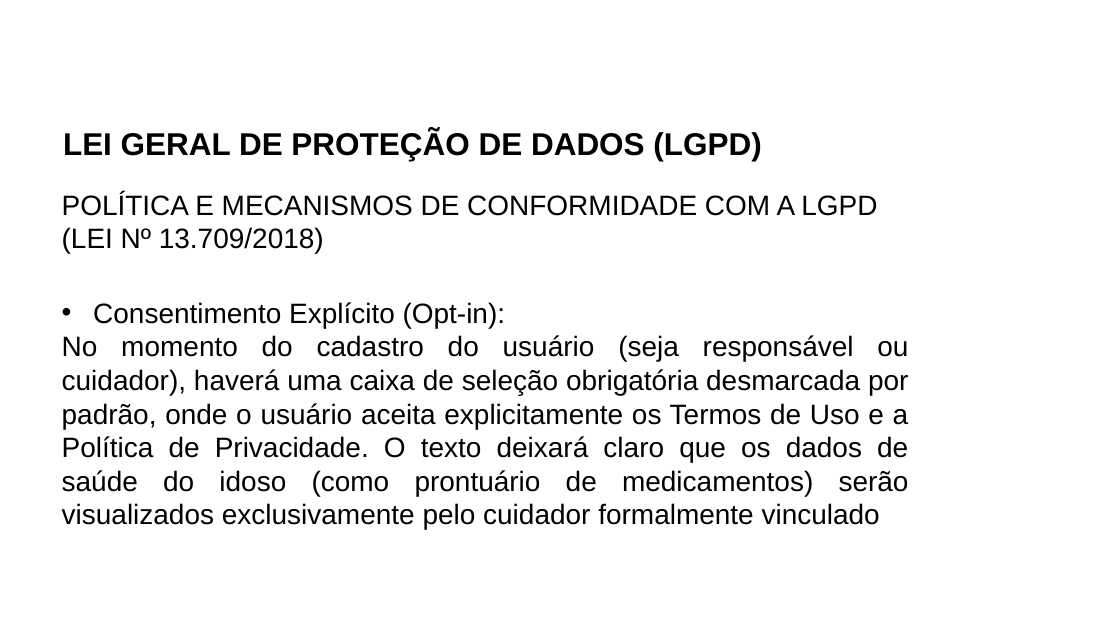
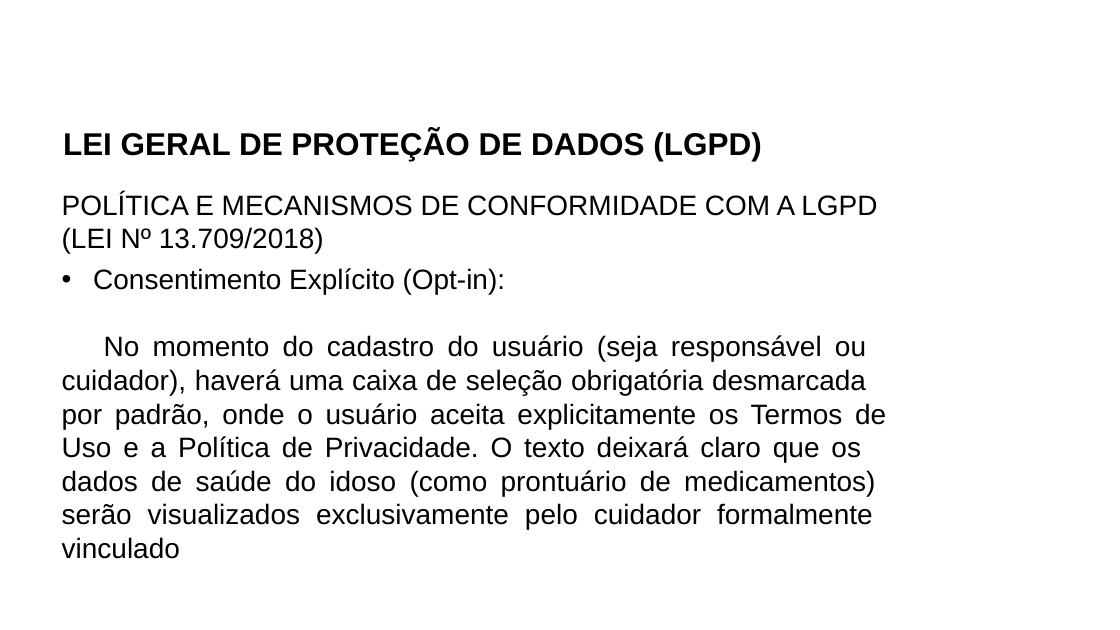
Before and after one commit to JoseAlfredo-afk/ElderConnect, a slide deck: slide 12 of Apresentacao/Faitec_2026_EldeConnect-Rev.pptx. Drawn at 1120x630 pixels with LibreOffice and Linux fonts; fonts in the diff are those of the drawing; background and template pictures are left out. Boxes give left, top, right and bottom in pixels: in the first picture for what was removed or moved away, otherwise in the second. Text is boxed around its words. In the diff, an @@ line names an element or a change of style, - is before the commit and + after.

```diff
--- a/Apresentacao/Faitec_2026_EldeConnect-Rev.pptx
+++ b/Apresentacao/Faitec_2026_EldeConnect-Rev.pptx
@@ text "Consentimento Explícito (Opt-in):" rewrapped from bbox=[62, 302, 909, 530] to bbox=[62, 268, 886, 559] @@
```
Also in this commit, not shown: 1 other slide changed, 3 other files.
